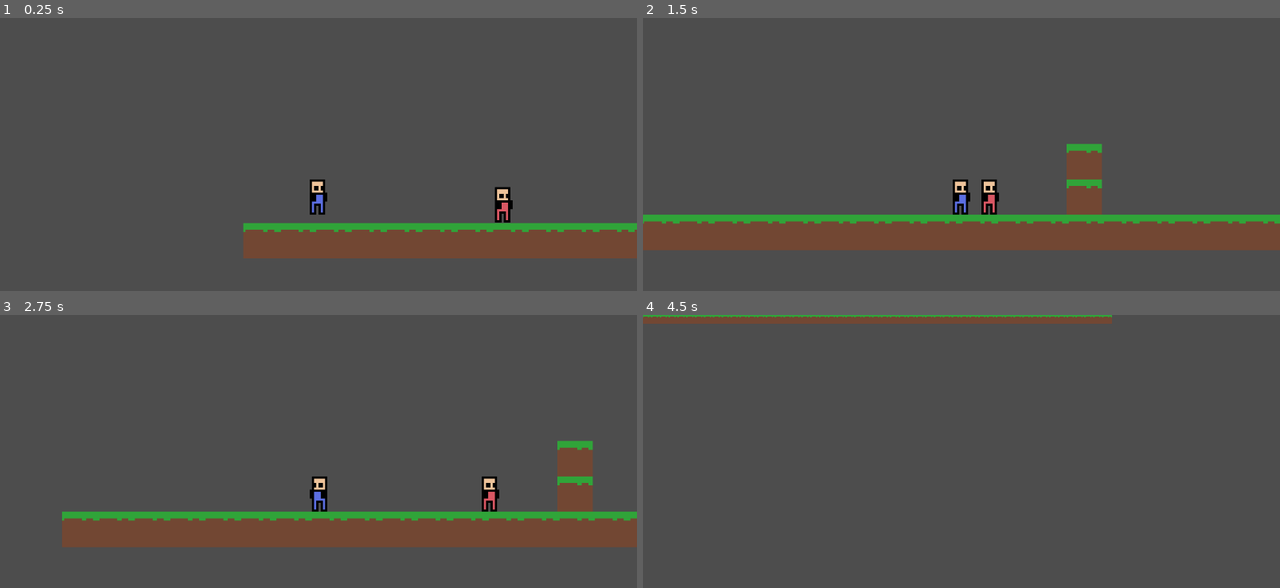
Above: before the commit, frames 1-4 (two rows, left to right).
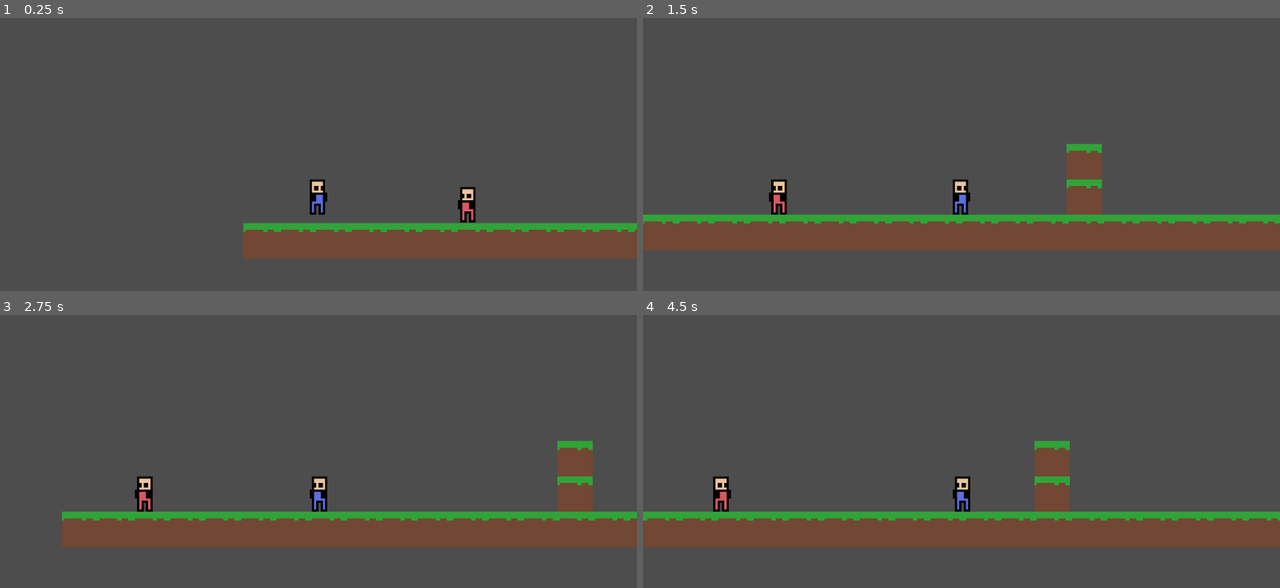
Above: after the commit, the same moments.

Repository: Danon329/InnerTurmoil
Game: Godot game, scene res://scenes/levels/BaseScene.tscn
Same seed, same stepped clock (60 frames per second), same inputs: the game is played once before the commit and once after it.
Inputs:
- Up to frame 1 (0.25 s): no input
- Up to frame 2 (1.5 s): hold D (right) from 0.53 s (still down); tap J (attack) at 0.6, 1.35 s; tap Space (jump) at 0.77 s
- Up to frame 3 (2.75 s): tap Space (jump) at 1.52 s; release D (right) at 2.03 s; hold A (left) from 2.03 s (still down); tap J (attack) at 2.1 s
- Up to frame 4 (4.5 s): release A (left) at 2.78 s; hold D (right) 2.78-4.28 s; tap J (attack) at 2.85, 3.6, 4.35 s; tap Space (jump) at 3.02, 3.77 s; hold A (left) from 4.28 s (still down)

The runs differ from the first frame. In frame 1, 0.6% of the frame differs, in the area x 71-81%, y 61-75%; in frame 2, 0.6%; in frame 3, 0.6%; in frame 4, 18%, in the area x 0-100%, y 0-86%.

Commit message:
Introduced Aggressive Enemy with acceleration

Diff:
--- /dev/null
+++ b/InnerTurmoil/scenes/entities/enemy/AggressiveEnemy/AggressiveEnemy.gd
@@ -0,0 +1,7 @@
+extends Enemy
+
+@export var ray_cast: RayCast2D
+@export var player_ray: RayCast2D
+
+func _physics_process(delta: float) -> void:
+	super(delta)
--- /dev/null
+++ b/InnerTurmoil/scenes/entities/enemy/AggressiveEnemy/AggressiveEnemy.tscn
@@ -0,0 +1,54 @@
+[gd_scene load_steps=6 format=3 uid="uid://bcm1m0n2l1e0k"]
+
+[ext_resource type="PackedScene" uid="uid://cc4r23anceyse" path="res://scenes/entities/enemy/BaseEnemy.tscn" id="1_wjfqa"]
+[ext_resource type="Texture2D" uid="uid://b4tfho7p7m7hv" path="res://assets/placeholders/EnemyPlaceholder.png" id="2_5j8rc"]
+[ext_resource type="Script" uid="uid://davoi41cjrujt" path="res://scenes/entities/enemy/AggressiveEnemy/AggressiveEnemy.gd" id="2_oc24y"]
+
+[sub_resource type="CapsuleShape2D" id="CapsuleShape2D_oc24y"]
+radius = 3.0
+height = 14.0
+
+[sub_resource type="RectangleShape2D" id="RectangleShape2D_vrc7y"]
+size = Vector2(8, 16)
+
+[node name="AggressiveEnemy" node_paths=PackedStringArray("ray_cast", "player_ray") instance=ExtResource("1_wjfqa")]
+collision_layer = 0
+script = ExtResource("2_oc24y")
+ray_cast = NodePath("RayCast2D")
+player_ray = NodePath("PlayerRayCast")
+
+[node name="EnemyComponent" parent="." index="0" node_paths=PackedStringArray("enemy", "sprite", "hit_box", "attack_area", "timer", "visbible_on_screen")]
+enemy = NodePath("..")
+sprite = NodePath("../Sprite2D")
+hit_box = NodePath("../HitBox")
+attack_area = NodePath("../HitBox")
+timer = NodePath("../Timer")
+visbible_on_screen = NodePath("../VisibleOnScreenNotifier2D")
+enemy_type = 2
+
+[node name="Sprite2D" parent="." index="1"]
+texture = ExtResource("2_5j8rc")
+
+[node name="CollisionShape2D" parent="." index="2"]
+position = Vector2(0, 1)
+shape = SubResource("CapsuleShape2D_oc24y")
+
+[node name="HitBox" parent="." index="3"]
+collision_layer = 24
+collision_mask = 6
+
+[node name="CollisionShape2D" parent="HitBox" index="0"]
+shape = SubResource("RectangleShape2D_vrc7y")
+
+[node name="RayCast2D" type="RayCast2D" parent="." index="5"]
+position = Vector2(17, 0)
+target_position = Vector2(0, 30)
+
+[node name="PlayerRayCast" type="RayCast2D" parent="." index="6"]
+rotation = -1.5708
+target_position = Vector2(0, 100)
+collision_mask = 2
+collide_with_areas = true
+collide_with_bodies = false
+
+[node name="Timer" type="Timer" parent="." index="7"]
--- a/InnerTurmoil/scenes/entities/enemy/normal/EnemyNormal.gd
+++ b/InnerTurmoil/scenes/entities/enemy/BaseEnemy.gd
@@ -1,8 +1,7 @@
 class_name Enemy
 extends CharacterBody2D
 
-@onready var enemy_component: EnemyComponent = $EnemyComponent
-@onready var ray_cast_2d: RayCast2D = $RayCast2D
+@export var enemy_component: EnemyComponent
 
 func _physics_process(delta: float) -> void:
 	enemy_component.process_body(delta)
--- /dev/null
+++ b/InnerTurmoil/scenes/entities/enemy/BaseEnemy.tscn
@@ -0,0 +1,20 @@
+[gd_scene load_steps=3 format=3 uid="uid://cc4r23anceyse"]
+
+[ext_resource type="Script" uid="uid://bd60tnq1y7qis" path="res://scenes/entities/enemy/BaseEnemy.gd" id="1_b50xv"]
+[ext_resource type="PackedScene" uid="uid://sxfbfn6bpwup" path="res://scenes/entities/enemy/EnemyComponent.tscn" id="1_rrfpu"]
+
+[node name="BaseEnemy" type="CharacterBody2D" node_paths=PackedStringArray("enemy_component")]
+script = ExtResource("1_b50xv")
+enemy_component = NodePath("EnemyComponent")
+
+[node name="EnemyComponent" parent="." instance=ExtResource("1_rrfpu")]
+
+[node name="Sprite2D" type="Sprite2D" parent="."]
+
+[node name="CollisionShape2D" type="CollisionShape2D" parent="."]
+
+[node name="HitBox" type="Area2D" parent="."]
+
+[node name="CollisionShape2D" type="CollisionShape2D" parent="HitBox"]
+
+[node name="VisibleOnScreenNotifier2D" type="VisibleOnScreenNotifier2D" parent="."]
--- a/InnerTurmoil/scenes/entities/enemy/EnemyComponent.gd
+++ b/InnerTurmoil/scenes/entities/enemy/EnemyComponent.gd
@@ -10,35 +10,44 @@
 }
 
 @export_category("General")
-@export var enemy: Enemy
+@export var enemy: CharacterBody2D
 @export var sprite: Sprite2D # change sprite to animated
 @export var hit_box: Area2D
 @export var attack_area: Area2D
 @export var timer: Timer
+@export var visbible_on_screen: VisibleOnScreenNotifier2D
 @export var enemy_type: Type
 
 
 @export_category("Details")
 @export var lives: int = 3
 @export var damage: int = 1
-@export var speed: float = 150.0
+@export var walk: float = 50.0
+@export var run: float = 150.0
 @export var jump: float = -200.0
-@export var pushback: float = 900.0
+@export var pushback: float = 3000.0
 
 const GRAVITY: float = 400.0
 const MAX_FALL: float = 800.0
 
 var _timer_going: bool = false
 var _changing_speed: bool = false
+var _speed_change_finished: bool = true
+var _visible: bool = false
+var _running: bool = false
+
 var _delta: float
 
 func _ready() -> void:
 	timer.timeout.connect(on_timer_timeout)
 	attack_area.area_entered.connect(on_attack_area_entered)
+	visbible_on_screen.screen_entered.connect(on_visible)
 	SignalManager.player_attacked.connect(on_player_attacked)
 
 
 func process_body(delta: float) -> void:
+	if !_visible: return
+
 	_delta = delta
 	match enemy_type:
 		Type.DEFAULT:
@@ -49,6 +58,9 @@
 			checks_normal()
 		Type.AGGRESSIVE:
 			physics_normal(delta)
+			player_in_range()
+			enemy.move_and_slide()
+			checks_normal()
 		Type.FLYING:
 			pass
 		Type.BOSS:
@@ -59,16 +71,12 @@
 	if !enemy.is_on_floor():
 		enemy.velocity.y += GRAVITY * delta
 
-	match enemy_type:
-		Type.NORMAL:
-			logic_normal()
-		Type.AGGRESSIVE:
-			pass
+	logic_normal()
 
 
 func logic_normal() -> void:
 	if !_changing_speed:
-		enemy.velocity.x = speed if !sprite.flip_h else -speed
+		enemy.velocity.x = walk if !sprite.flip_h else -walk
 
 	if !_timer_going:
 		_timer_going = true
@@ -76,38 +84,61 @@
 
 
 func checks_normal() -> void:
-	if enemy.is_on_wall() or !enemy.ray_cast_2d.is_colliding():
+	if enemy.is_on_wall() or !enemy.ray_cast.is_colliding():
 		sprite.flip_h = !sprite.flip_h
-		enemy.ray_cast_2d.position.x = -enemy.ray_cast_2d.position.x
+		enemy.ray_cast.position.x = -enemy.ray_cast.position.x
+		match enemy_type:
+			Type.AGGRESSIVE:
+				enemy.player_ray.rotation_degrees = -enemy.player_ray.rotation_degrees
+
+
+func player_in_range() -> void:
+	if enemy.player_ray.is_colliding() and !_running:
+		_changing_speed = true
+		_running = true
+		speed_change(1.1, run)
+
+	if !enemy.player_ray.is_colliding() and _running:
+		_running = false
+		speed_change(0.9, walk)
+		_changing_speed = false
 
 
 # changes speed:
 # for decel -> x < 1 and the smaller the number the quicker the decel
 # for accel -> x > 1 and the greater the number the quicker the accel
-func speed_change(expo_factor: float) -> void:
-	while enemy.velocity.x != 0:
+func speed_change(expo_factor: float, speed: float) -> void:
+	_speed_change_finished = false
+
+	while !_speed_change_finished:
 		checks_normal()
 		var dir: int = 1 if !sprite.flip_h else -1
+		speed *= dir
 		enemy.velocity.x *= expo_factor * _delta * dir
 
-		if is_equal_approx(enemy.velocity.x, 0):
+		if is_equal_approx(enemy.velocity.x, 0.0):
 			enemy.velocity.x = 0
+			_speed_change_finished = true
 			break
+		elif enemy.velocity.x >= speed or enemy.velocity.x <= speed:
+			enemy.velocity.x = speed
+			_speed_change_finished = true
+			break
+
 
 		enemy.move_and_slide()
 
 
 func on_timer_timeout() -> void:
-	match enemy_type:
-		Type.NORMAL:
-			_changing_speed = true
+	if enemy_type == Type.NORMAL or enemy_type == Type.AGGRESSIVE:
+		_changing_speed = true
 
-			speed_change(0.9)
-			await get_tree().create_timer(1.0).timeout
-			speed_change(1.2)
+		speed_change(0.9, 0.0)
+		await get_tree().create_timer(1.0).timeout
+		speed_change(1.2, walk)
 
-			_changing_speed = false
-			_timer_going = false
+		_changing_speed = false
+		_timer_going = false
 
 
 func on_attack_area_entered(_area: Area2D) -> void:
@@ -115,6 +146,11 @@
 
 
 func on_player_attacked(dmg: int, dir_x: float) -> void:
+	if enemy_type == Type.AGGRESSIVE:
+		_running = false
+		enemy.player_ray.enabled = false
+
+
 	_changing_speed = true
 	timer.stop()
 	enemy.velocity.x += pushback * dir_x
@@ -126,6 +162,16 @@
 
 	enemy.velocity.x = 0
 	await get_tree().create_timer(1).timeout
-	speed_change(1.2)
-	_changing_speed = false
-	_timer_going = false
+
+	if enemy_type == Type.AGGRESSIVE:
+		enemy.player_ray.enabled = true
+		player_in_range()
+
+	if !_running:
+		speed_change(1.2, walk)
+		_changing_speed = false
+		_timer_going = false
+
+
+func on_visible() -> void:
+	_visible = true
--- /dev/null
+++ b/InnerTurmoil/scenes/entities/enemy/NormalEnemy/NormalEnemy.gd
@@ -0,0 +1,6 @@
+extends Enemy
+
+@export var ray_cast: RayCast2D
+
+func _physics_process(delta: float) -> void:
+	super(delta)
--- /dev/null
+++ b/InnerTurmoil/scenes/entities/enemy/NormalEnemy/NormalEnemy.tscn
@@ -0,0 +1,46 @@
+[gd_scene load_steps=6 format=3 uid="uid://dg5r85xqqcpbv"]
+
+[ext_resource type="PackedScene" uid="uid://cc4r23anceyse" path="res://scenes/entities/enemy/BaseEnemy.tscn" id="1_3ws64"]
+[ext_resource type="Script" uid="uid://bnxsk17dfnuu8" path="res://scenes/entities/enemy/NormalEnemy/NormalEnemy.gd" id="2_fsk82"]
+[ext_resource type="Texture2D" uid="uid://b4tfho7p7m7hv" path="res://assets/placeholders/EnemyPlaceholder.png" id="3_fsk82"]
+
+[sub_resource type="CapsuleShape2D" id="CapsuleShape2D_x5tk3"]
+radius = 3.0
+height = 14.0
+
+[sub_resource type="RectangleShape2D" id="RectangleShape2D_fsk82"]
+size = Vector2(8, 16)
+
+[node name="NormalEnemy" node_paths=PackedStringArray("ray_cast") instance=ExtResource("1_3ws64")]
+collision_layer = 0
+script = ExtResource("2_fsk82")
+ray_cast = NodePath("RayCast2D")
+
+[node name="EnemyComponent" parent="." index="0" node_paths=PackedStringArray("enemy", "sprite", "hit_box", "attack_area", "timer", "visbible_on_screen")]
+enemy = NodePath("..")
+sprite = NodePath("../Sprite2D")
+hit_box = NodePath("../HitBox")
+attack_area = NodePath("../HitBox")
+timer = NodePath("../StopTimer")
+visbible_on_screen = NodePath("../VisibleOnScreenNotifier2D")
+enemy_type = 1
+
+[node name="Sprite2D" parent="." index="1"]
+texture = ExtResource("3_fsk82")
+
+[node name="CollisionShape2D" parent="." index="2"]
+position = Vector2(0, 1)
+shape = SubResource("CapsuleShape2D_x5tk3")
+
+[node name="HitBox" parent="." index="3"]
+collision_layer = 24
+collision_mask = 6
+
+[node name="CollisionShape2D" parent="HitBox" index="0"]
+shape = SubResource("RectangleShape2D_fsk82")
+
+[node name="StopTimer" type="Timer" parent="." index="5"]
+
+[node name="RayCast2D" type="RayCast2D" parent="." index="6"]
+position = Vector2(16, 0)
+target_position = Vector2(0, 30)
--- a/InnerTurmoil/scenes/entities/enemy/normal/EnemyNormal.tscn
+++ /dev/null
@@ -1,47 +0,0 @@
-[gd_scene load_steps=6 format=3 uid="uid://dutxy6anu8tj"]
-
-[ext_resource type="Script" uid="uid://dveup63tpoyf8" path="res://scenes/entities/enemy/normal/EnemyNormal.gd" id="1_5uet2"]
-[ext_resource type="PackedScene" uid="uid://sxfbfn6bpwup" path="res://scenes/entities/enemy/EnemyComponent.tscn" id="1_xbsex"]
-[ext_resource type="Texture2D" uid="uid://b4tfho7p7m7hv" path="res://assets/placeholders/EnemyPlaceholder.png" id="2_5uet2"]
-
-[sub_resource type="CapsuleShape2D" id="CapsuleShape2D_xbsex"]
-radius = 3.0
-height = 14.0
-
-[sub_resource type="RectangleShape2D" id="RectangleShape2D_5uet2"]
-size = Vector2(8, 16)
-
-[node name="EnemyNormal" type="CharacterBody2D"]
-collision_layer = 0
-script = ExtResource("1_5uet2")
-
-[node name="EnemyComponent" parent="." node_paths=PackedStringArray("enemy", "sprite", "hit_box", "attack_area", "timer") instance=ExtResource("1_xbsex")]
-enemy = NodePath("..")
-sprite = NodePath("../Sprite2D")
-hit_box = NodePath("../HitBox")
-attack_area = NodePath("../HitBox")
-timer = NodePath("../StopTimer")
-enemy_type = 1
-lives = 10
-speed = 50.0
-
-[node name="Sprite2D" type="Sprite2D" parent="."]
-texture = ExtResource("2_5uet2")
-
-[node name="CollisionShape2D" type="CollisionShape2D" parent="."]
-position = Vector2(0, 1)
-shape = SubResource("CapsuleShape2D_xbsex")
-
-[node name="HitBox" type="Area2D" parent="."]
-collision_layer = 24
-collision_mask = 4
-
-[node name="CollisionShape2D" type="CollisionShape2D" parent="HitBox"]
-shape = SubResource("RectangleShape2D_5uet2")
-
-[node name="RayCast2D" type="RayCast2D" parent="."]
-position = Vector2(10, 0)
-target_position = Vector2(0, 30)
-
-[node name="StopTimer" type="Timer" parent="."]
-one_shot = true
--- a/InnerTurmoil/scenes/entities/player/PlayerComponent.gd
+++ b/InnerTurmoil/scenes/entities/player/PlayerComponent.gd
@@ -103,7 +103,6 @@
 func attack_input() -> void:
 	if _attackable and Input.is_action_just_pressed("attack"):
 		SignalManager.player_attacked.emit(damage, 1 if !sprite.flip_h else -1)
-		print("Attack")
 		# player.velocity.x = pushback if sprite.flip_h else -pushback
 
 
--- a/InnerTurmoil/scenes/levels/BaseScene.tscn
+++ b/InnerTurmoil/scenes/levels/BaseScene.tscn
@@ -2,7 +2,7 @@
 
 [ext_resource type="Texture2D" uid="uid://bnaj0hu3vlyri" path="res://assets/placeholders/GrassPlaceholder.png" id="1_7t2t8"]
 [ext_resource type="PackedScene" uid="uid://djtd3620k7qxf" path="res://scenes/entities/player/Player.tscn" id="2_8e8wr"]
-[ext_resource type="PackedScene" uid="uid://dutxy6anu8tj" path="res://scenes/entities/enemy/normal/EnemyNormal.tscn" id="3_agu12"]
+[ext_resource type="PackedScene" uid="uid://bcm1m0n2l1e0k" path="res://scenes/entities/enemy/AggressiveEnemy/AggressiveEnemy.tscn" id="3_agu12"]
 
 [sub_resource type="TileSetAtlasSource" id="TileSetAtlasSource_8e8wr"]
 texture = ExtResource("1_7t2t8")
@@ -23,5 +23,5 @@
 [node name="Player" parent="." instance=ExtResource("2_8e8wr")]
 position = Vector2(34, -25)
 
-[node name="EnemyNormal" parent="." instance=ExtResource("3_agu12")]
-position = Vector2(107, -15)
+[node name="AggressiveEnemy" parent="." instance=ExtResource("3_agu12")]
+position = Vector2(111, -9)
Not shown, added: InnerTurmoil/scenes/entities/enemy/AggressiveEnemy/AggressiveEnemy.gd.uid
Not shown, added: InnerTurmoil/scenes/entities/enemy/BaseEnemy.gd.uid
Not shown, added: InnerTurmoil/scenes/entities/enemy/NormalEnemy/NormalEnemy.gd.uid
Not shown, removed: InnerTurmoil/scenes/entities/enemy/normal/EnemyNormal.gd.uid
